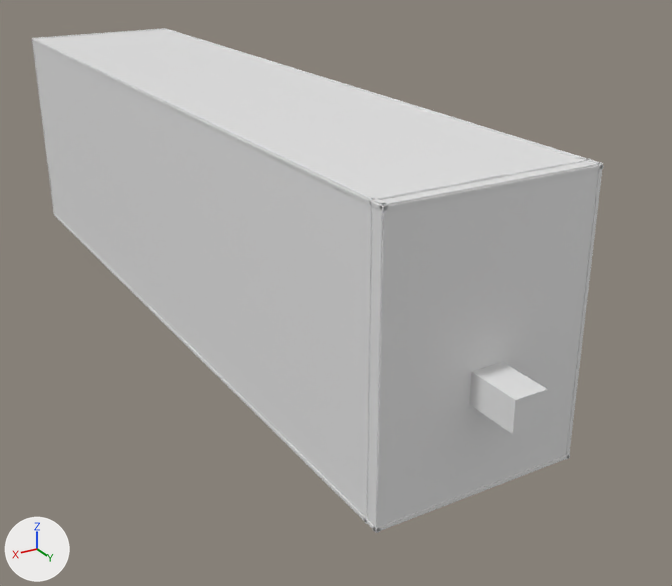
The Blender file assets/models/EditableWallsBlender/Room23Walls.blend as it was, and as the next commit left it.
Both versions are drawn from a 50 mm camera at (65.4, 154.6, 65.4) aimed at (-10.1, 28.8, 2.5). Lighting does not change. The marker at lower left points along +X, +Y and +Z. The first picture is the older version.

Names of what the first picture shows: 'REF_000_HazardFloor', 'REF_001_Ceiling', 'REF_002_LeftWall', 'REF_003_RightWall', 'REF_005_ExitWall', 'REF_017_ExitCorridorCeiling', 'REF_019_ExitCorridorRightWall', 'REF_020_ExitCorridorEndWall', 'REF_024_ExitDoorBackingRight' and 3 more.
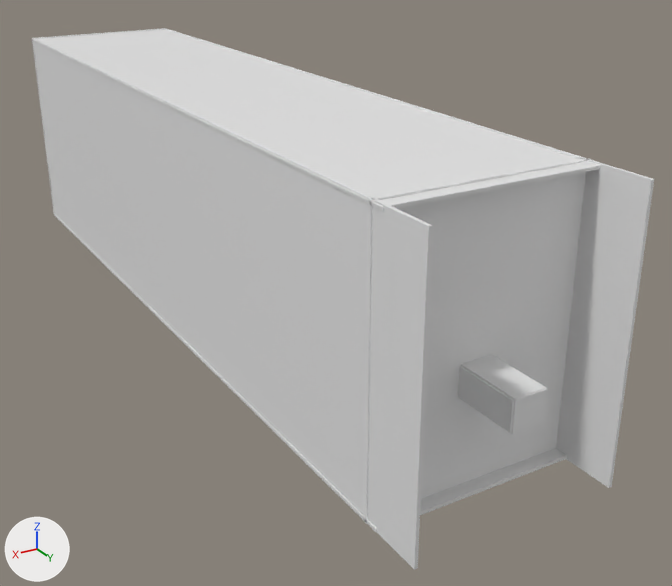
Where the newer file only moved an object's origin or applied its transform, the numbers keep the older frame.

Changed parts and their boxes (x1, y1, x2, y2) in the pictures (672 x 586 px):
'REF_003_RightWall', reshaped (12% wider, 7% taller): before (33, 38, 388, 533); after (33, 38, 432, 570)
'REF_005_ExitWall', deleted: before (373, 162, 602, 533)
'REF_002_LeftWall', reshaped (12% wider, 6% taller): before (165, 28, 603, 459); after (165, 29, 654, 488)
'REF_019_ExitCorridorRightWall', moved, rescaled: before (469, 373, 514, 432); after (458, 366, 514, 433)
'REF_017_ExitCorridorCeiling', moved: before (471, 362, 546, 400); after (461, 355, 547, 400)
'REF_023_ExitDoorBackingLeft', unchanged, uncovered by the edit: before (505, 158, 589, 177); after (483, 158, 589, 475)
'REF_024_ExitDoorBackingRight', unchanged, uncovered by the edit: (365, 180, 472, 524) in both
'REF_026_ExitDoorBackingAbove', unchanged, uncovered by the edit: before (470, 174, 505, 183); after (461, 174, 506, 364)
'REF_025_ExitDoorBackingBelow', unchanged, uncovered by the edit: after (454, 398, 488, 486)

Edits to the bpy script that builds the scene:
```text
Change me_ref_019_exitcorridorrightwall_mesh:
    used by ob_ref_019_exitcorridorrightwall; location = (2.2, 82.6, 11.9)
    remove me_ref_019_exitcorridorrightwall_mesh.from_pydata(...)  # 8 vertices, 6 faces; spans x -0.12..0.12, y -5.12..5.12, z -2.07..2.07
    add me_ref_019_exitcorridorrightwall_mesh.from_pydata(...)  # 8 vertices, 6 faces; spans x 0.12..0.35, y -4.31..5.16, z -2.05..2.09
    me_ref_019_exitcorridorrightwall_mesh part 1: the whole mesh is scaled about its middle by (1, 0.924, 1), then moved by (0.23, 0.42, 0.02)
Change me_ref_002_leftwall_mesh:
    used by ob_ref_002_leftwall; location = (-15.0, 12.0, 16.5)
    before: 2 (0.2, 68.3, -20.1) at pixel (566, 459), 3 (-0.2, 68.3, -20.1) at pixel (568, 458), 6 (0.2, 68.3, 20.1) at pixel (600, 163), 7 (-0.2, 68.3, 20.1) at pixel (603, 163)
    remove me_ref_002_leftwall_mesh.from_pydata(...)  # 8 vertices, 6 faces; spans x -0.2..0.2, y -68.3..68.3, z -20.1..20.1
    add me_ref_002_leftwall_mesh.from_pydata(...)  # 8 vertices, 6 faces; spans x -0.2..0.2, y -68.3..75.9, z -20.1..20.1
    me_ref_002_leftwall_mesh part 2
    add for i in [2, 3, 6, 7]: me_ref_002_leftwall_mesh.vertices[i].co += Vector((0.0, 7.6, 0.0))
Change me_ref_003_rightwall_mesh:
    used by ob_ref_003_rightwall; location = (15.0, 12.0, 16.5)
    before: 2 (0.2, 68.3, -20.1) at pixel (376, 532), 3 (-0.2, 68.3, -20.1) at pixel (380, 531), 6 (0.2, 68.3, 20.1) at pixel (383, 204), 7 (-0.2, 68.3, 20.1) at pixel (387, 204)
    remove me_ref_003_rightwall_mesh.from_pydata(...)  # 8 vertices, 6 faces; spans x -0.2..0.2, y -68.3..68.3, z -20.1..20.1
    add me_ref_003_rightwall_mesh.from_pydata(...)  # 8 vertices, 6 faces; spans x -0.2..0.2, y -68.3..75.9, z -20.1..20.1
    me_ref_003_rightwall_mesh part 3
    add for i in [2, 3, 6, 7]: me_ref_003_rightwall_mesh.vertices[i].co += Vector((0.0, 7.6, 0.0))
Change ob_ref_017_exitcorridorceiling:
    ob_ref_017_exitcorridorceiling.location: (0.0, 82.9, 14.0) -> (0.0, 83.0, 14.1)
Remove ob_ref_005_exitwall:
    ob_ref_005_exitwall = bpy.data.objects.new('REF_005_ExitWall', me_ref_005_exitwall_mesh)
    ob_ref_005_exitwall.location = (0.0, 80.0, 16.5)
```
